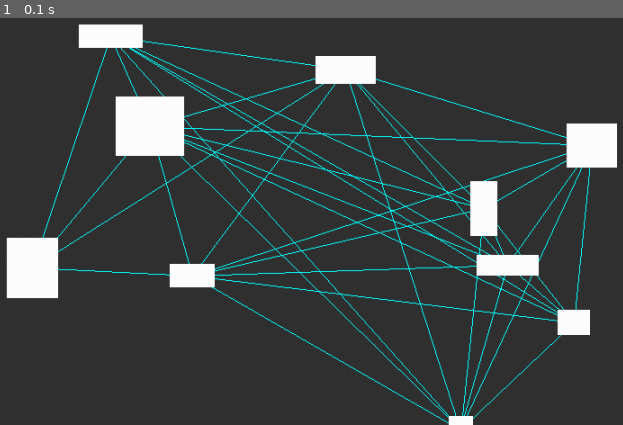
Above: before the commit, frame 1.
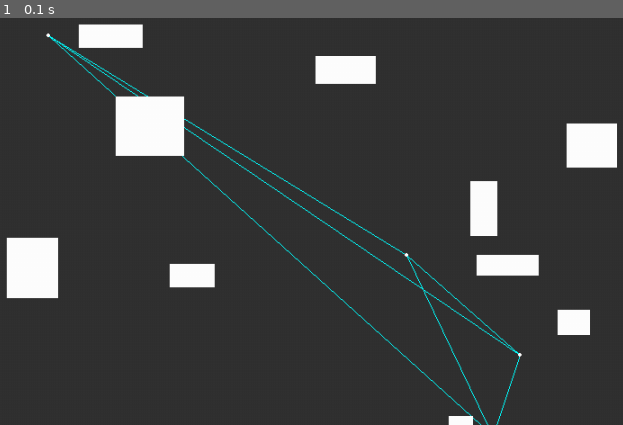
Above: after the commit, the same moment.

Repository: Owlaboy/CaveGenerator
Game: pygame game, started from src/pygametest.py
Same seed, same stepped clock (60 frames per second), same inputs: the game is played once before the commit and once after it.
Inputs:
- Up to frame 1 (0.1 s): no input

The runs differ from the first frame. In frame 1, 6.3% of the frame differs, in the area x 6-95%, y 3-100%.

Commit message:
algoritmin korjailuja

Diff:
--- a/src/pygametest.py
+++ b/src/pygametest.py
@@ -17,13 +17,11 @@
     i = 0
     while i < RoomCount:
         new = Rect(((randint(10,890),randint(10,490)), (randint(20,80),randint(20,80))))
-        print(new.collidelistall(generatedRooms))
         if new.collidelistall(generatedRooms) == []:
             generatedRooms.append(new)
             i += 1
         else:
             collidingRooms.append(new)
-    print(generatedRooms)
     return generatedRooms
 
 def RoomPoints(generatedRooms: list):
@@ -37,11 +35,9 @@
 
 
 rooms = RoomRectGenerator(10)
-print(RoomPoints(rooms))
 
 testingArray = [(812, 422), (686, 311), (782, 512), (288, 67), (793, 234), (756, 354), (65, 406), (853, 493), (395, 442), (630, 478)]
-a = BowyerWatson(RoomPoints(rooms))
-print(a)
+a = BowyerWatson(testingArray[:4])
 for triangle in a:
     print(str(triangle))
 
--- a/src/triangulator.py
+++ b/src/triangulator.py
@@ -44,6 +44,9 @@
     def __str__(self):
         return f"{self.pointA} ,{self.pointB}, {self.pointC}"
 
+    def __eq__(self, other):
+        return ((self.pointA == other.pointA) and (self.pointB == other.pointB) and (self.pointC == other.pointC))
+
     def checkIfPointIsWithinCirle(self, point):
         return distanceBetweenPoints(point, self.circleCenter) <= self.radius
 
@@ -74,12 +77,29 @@
                             if not (otherSide == side):
                                 polygon.add(side)
 
+
+        print("-"*20)
+        for triangle in triangulation:
+            print(str(triangle))
+
+        print("*"*20)
         for triangle in badTriangles:
-            triangulation.remove(triangle)
+            print(str(triangle))
+
+        for triangle in badTriangles:
+            i = 0
+            while i < len(triangulation):
+                if triangle == triangulation[i]:
+                    triangulation.pop(i)
+                    print("removed a triangle")
+                else:
+                    i += 1
+
 
         for edge in polygon:
             newTriangle = Triangle(edge.point1, edge.point2, point)
             triangulation.append(newTriangle)
+            print(f"added: {str(newTriangle)}")
 
     finalTriangulation = []
 
Not shown, changed: Dokumentaatio/viikkoraportti2.md
